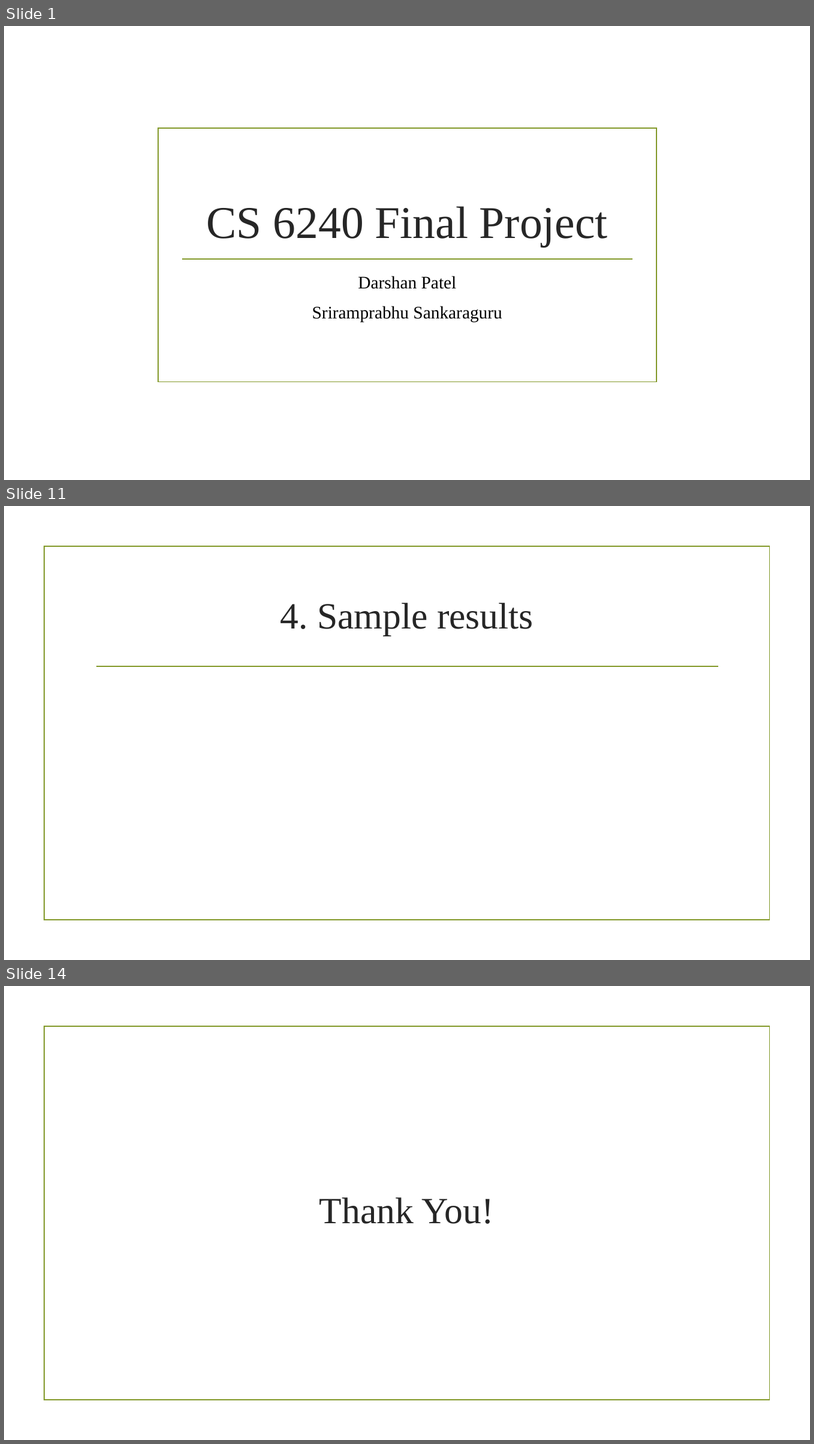
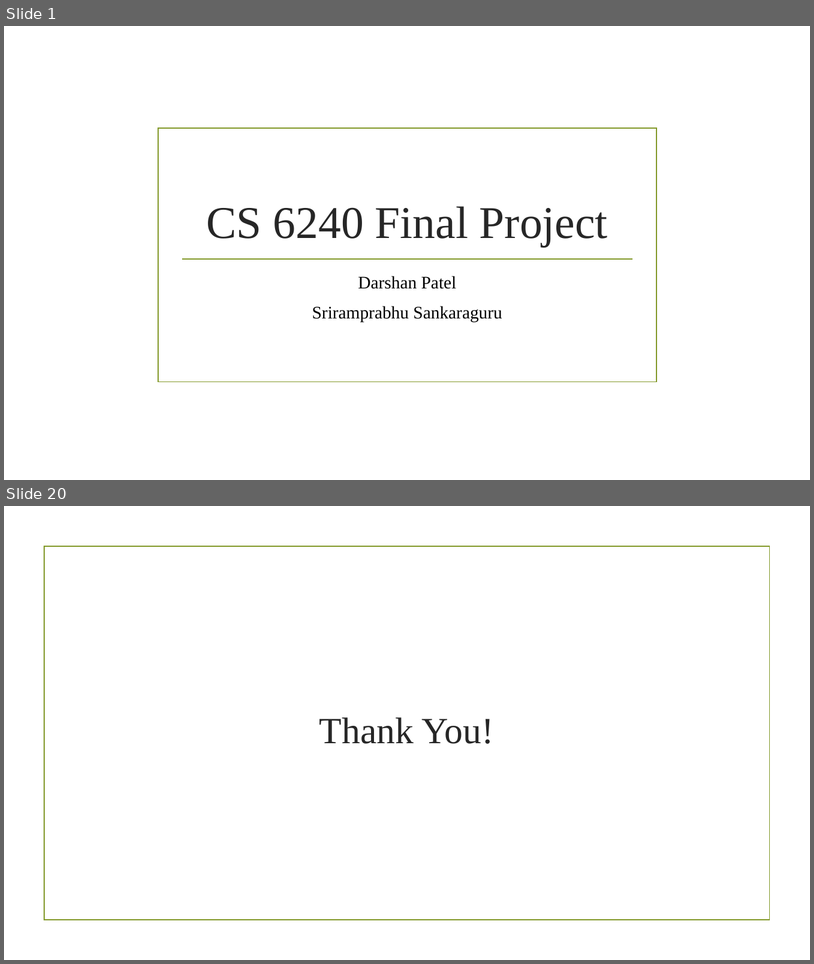
Before and after one commit to darshandpatel/eBird, a slide deck: PatelSankaraguru.pptx. Shown one above the other, each under a label of ours: slides 1, 11 and 14 before the commit, slides 1 and 20 after it; the slides between them are not shown. The pictures are 814x1444 and 814x964 pixels, drawn with LibreOffice and Linux fonts; fonts in the diff are those of the drawing; background and template pictures are left out. Boxes give left, top, right and bottom in pixels: in the first picture for what was removed or moved away, otherwise in the second. Text is boxed around its words. In the diff, an @@ line names an element or a change of style, - is before the commit and + after.

```diff
--- a/PatelSankaraguru.pptx
+++ b/PatelSankaraguru.pptx
@@ slide 11 removed at bbox=[4, 506, 810, 960], background picture (left out); not listed: 1 template element that a slide beside it also shows @@
@@ title removed at bbox=[281, 603, 534, 636] @@
-4. Sample results
@@ line removed from (96, 666) to (719, 666) @@
@@ what was slide 14 is now slide 20 @@
```
Also in this commit, not shown: 8 slides changed, 10 slides added, 3 other slides removed, 5 other files.
